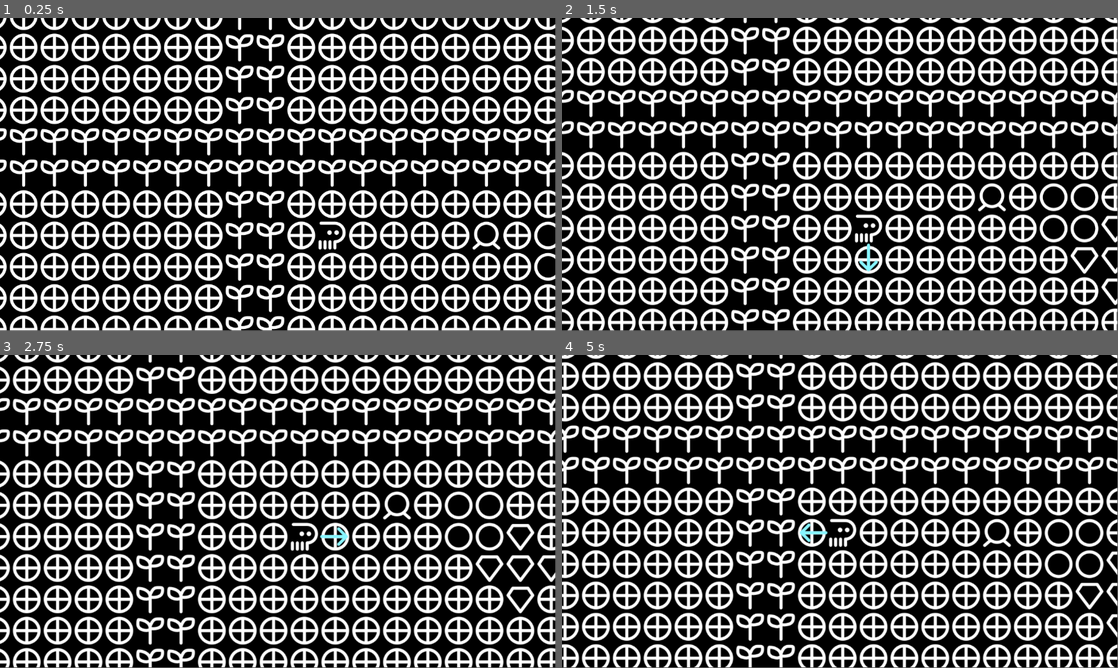
Above: before the commit, frames 1-4 (two rows, left to right).
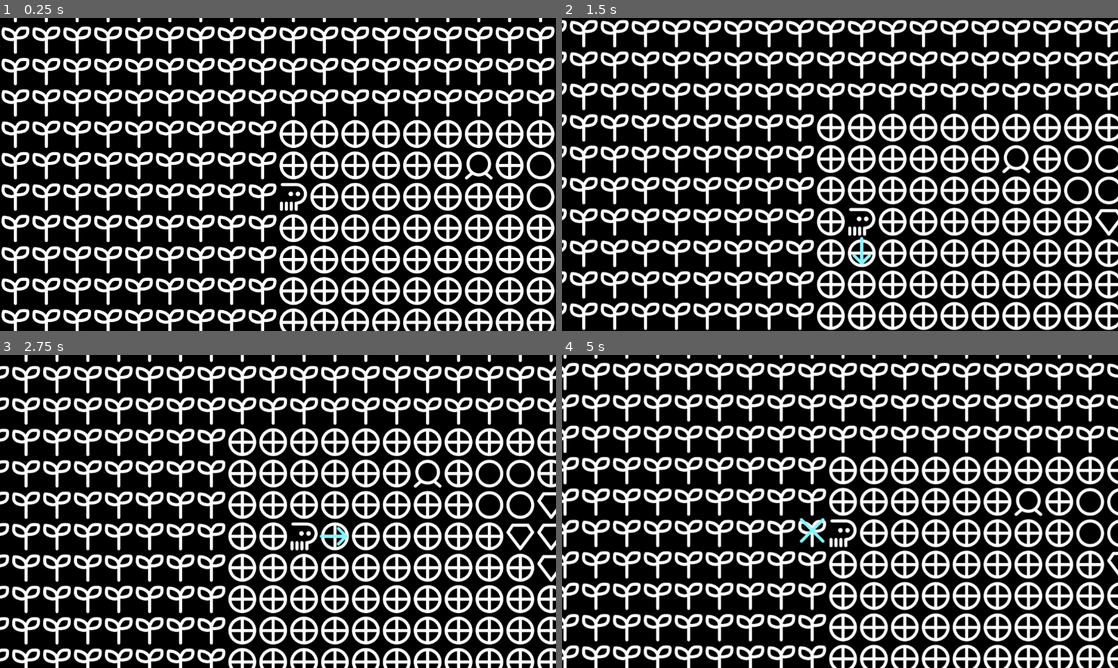
Above: after the commit, the same moments.

Repository: samgcode/text-based-jam-2026
Game: Godot game, scene res://game.tscn
The game is run twice, just before and just after one commit, with the same random seed, the same clock (stepped at 60 frames per second) and the same inputs.
Inputs:
- Up to frame 1 (0.25 s): no input
- Up to frame 2 (1.5 s): hold Right (right) 0.53-1.28 s; tap C (action1) at 0.6, 1.35 s; hold Down (down) from 1.28 s (still down)
- Up to frame 3 (2.75 s): release Down (down) at 2.03 s; hold Right (right) from 2.03 s (still down); tap C (action1) at 2.1 s
- Up to frame 4 (5 s): release Right (right) at 2.78 s; hold Up (up) 2.78-3.53 s; tap C (action1) at 2.85, 3.6, 4.35 s; hold Left (left) from 3.53 s (still down)
In our replay, the window is 799x449 before the commit and 800x450 after it. These sizes can differ from the game's own. Grey fills any space a smaller window leaves; there, only what the larger window draws over its background counts as a difference.

The runs differ from the first frame. In frame 1, 56% of the frame differs, in the area x 0-100%, y 0-100%; in frame 2, 58%; in frame 3, 31%; in frame 4, 34%.

Commit message:
setup exporting
+ add build config
# fix visuals not scaling to screen size
# fix camera jumping at start

Diff:
--- a/game.gd
+++ b/game.gd
@@ -25,8 +25,8 @@
 var interactable;
 var dialogs;
 
-var player_pos = Vector2(2, 2)
-var camera_target = Vector2(128, 128)
+var player_pos = Vector2(5, 5)
+var camera_target = player_pos * 64 + Vector2(32, 32)
 var facing_dir = Vector2(0, 0)
 var current_dialog = []
 var in_dialog = false
@@ -51,6 +51,7 @@
 	update_map()
 	update_facing()
 	$DialogBox.hide()
+	$Camera.position = camera_target
 
 # Called every frame. 'delta' is the elapsed time since the previous frame.
 func _process(_delta: float) -> void:
--- a/project.godot
+++ b/project.godot
@@ -18,6 +18,10 @@
 [autoload]
 
 read_files="*res://read_files.gd"
+
+[display]
+
+window/stretch/mode="viewport"
 
 [input]
 
Not shown, added: export_presets.cfg
Not shown, changed: map.txt
Not shown, changed: .gitignore
